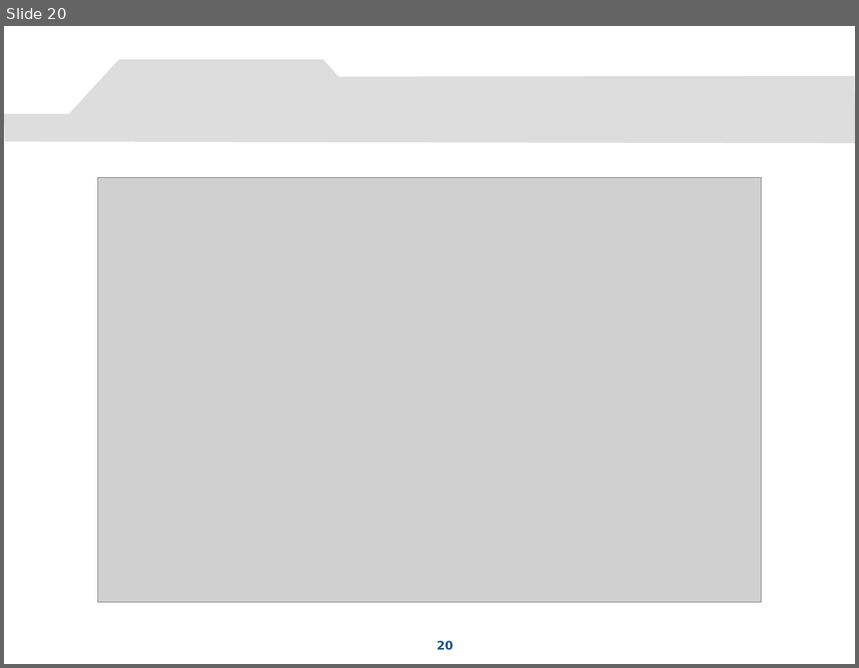
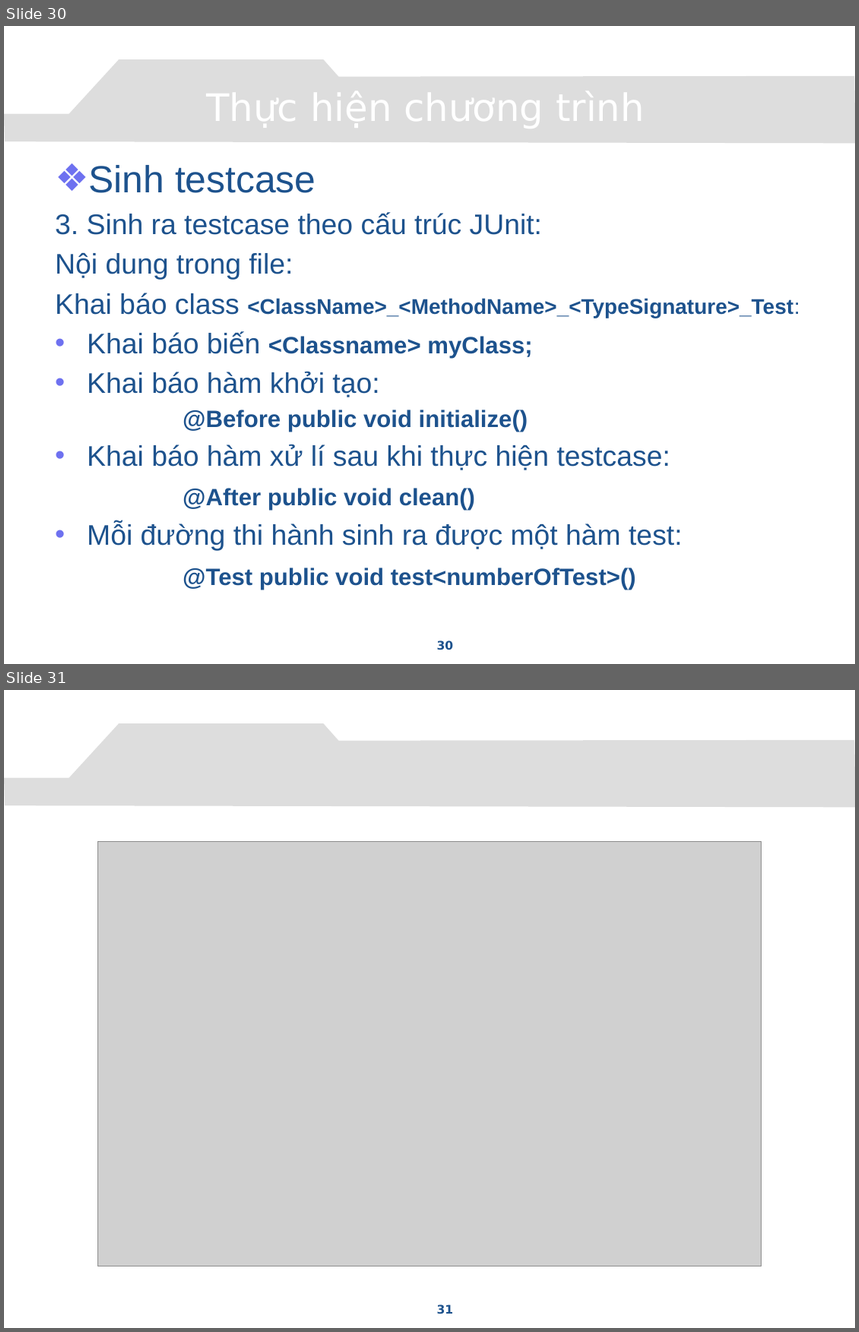
Before and after one commit to congcuong-cse/autotesting-lvtn, a slide deck: Document/Presentation.pptx. Shown one above the other, each under a label of ours: slide 20 before the commit, slides 30 and 31 after it. The pictures are 859x668 and 859x1332 pixels, drawn with LibreOffice and Linux fonts; fonts in the diff are those of the drawing; grey boxes stand for pictures; background and template pictures are left out. Boxes give left, top, right and bottom in pixels: in the first picture for what was removed or moved away, otherwise in the second. Text is boxed around its words. In the diff, an @@ line names an element or a change of style, - is before the commit and + after.

```diff
--- a/Document/Presentation.pptx
+++ b/Document/Presentation.pptx
@@ slide 30 added at bbox=[4, 26, 855, 664], background picture (left out); not listed: 1 template element that a slide beside it also shows @@
@@ title added at bbox=[61, 80, 791, 132], 32 pt, text #FFFFFF @@
+Thực hiện chương trình
@@ text added at bbox=[55, 165, 800, 590], 24 pt, text #1D528D @@
+❖ Sinh testcase
+3. Sinh ra testcase theo cấu trúc JUnit:
+Nội dung trong file:
+Khai báo class <ClassName>_<MethodName>_<TypeSignature>_Test:
+• Khai báo biến <Classname> myClass;
+• Khai báo hàm khởi tạo:
+  @Before public void initialize()
+• Khai báo hàm xử lí sau khi thực hiện testcase:
+  @After public void clean()
+• Mỗi đường thi hành sinh ra được một hàm test:
+  @Test public void test<numberOfTest>()
@@ page number added at bbox=[437, 641, 454, 651], 10 pt, text #1D528D, bold @@
+30
@@ what was slide 20 is now slide 31 @@
@@ page number at bbox=[437, 1305, 454, 1315]: text changed @@
-20
+31
```
Also in this commit, not shown: 12 slides changed, 10 other slides added.
